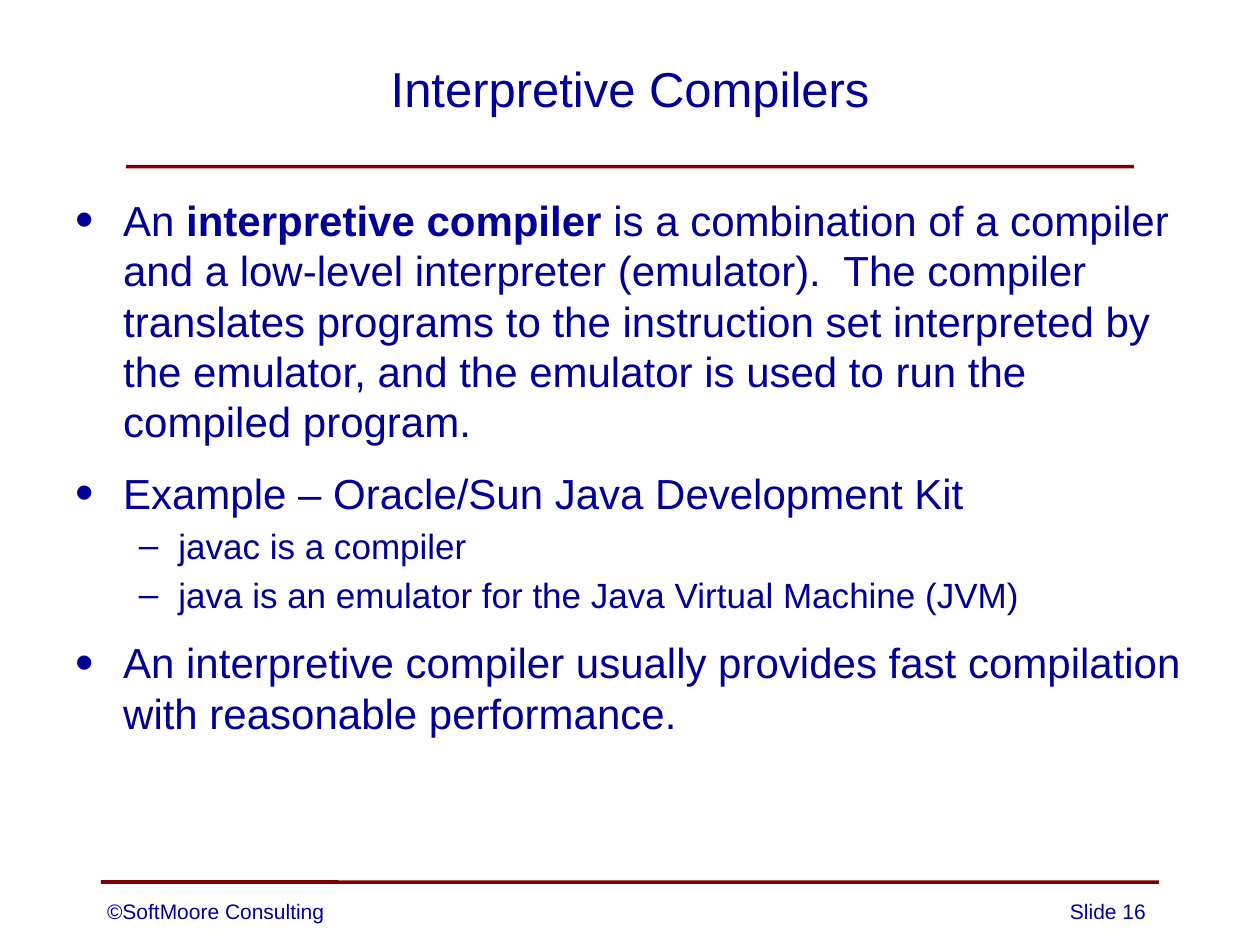
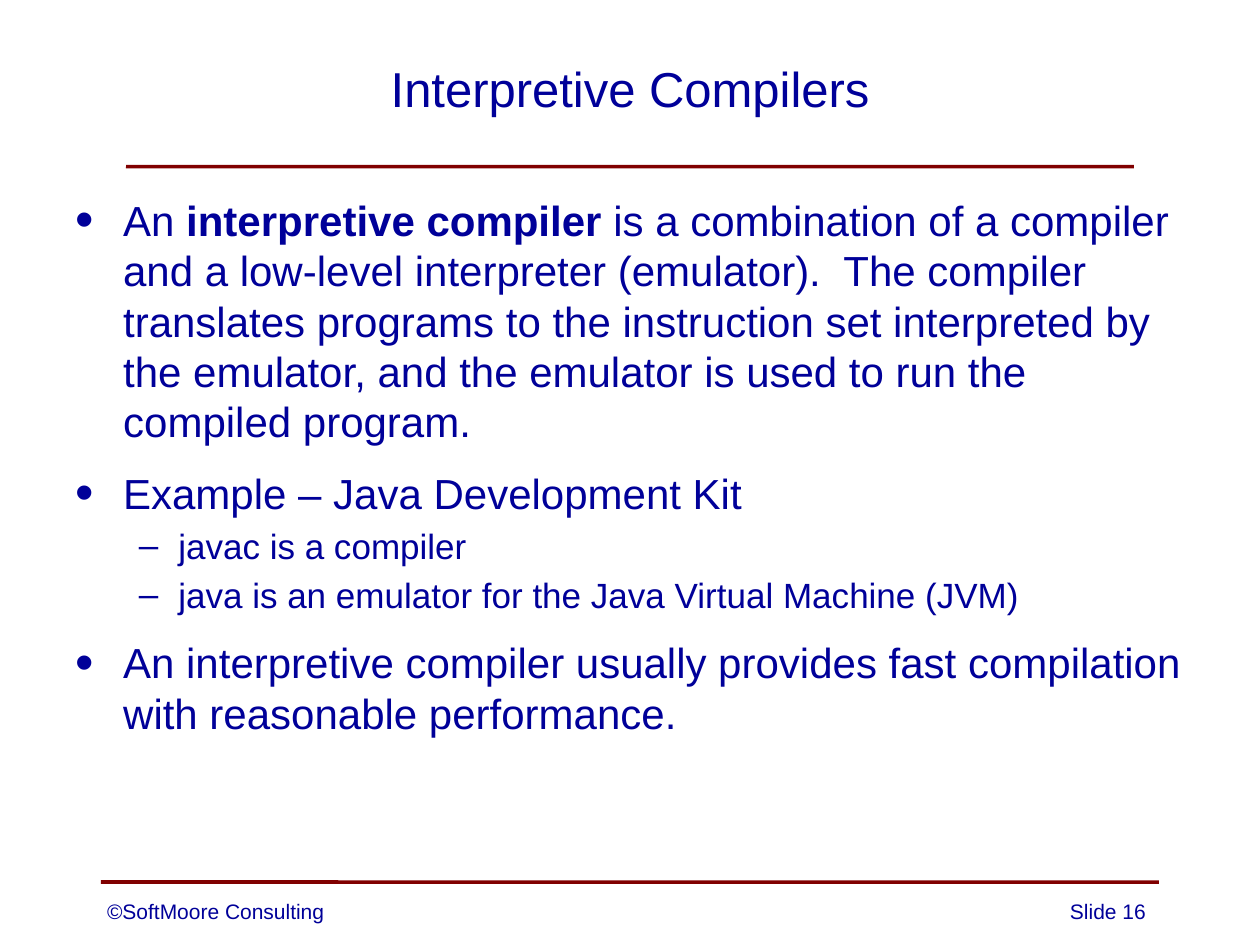
Before and after one commit to SoftMoore/CPRL-Java-3rd, a slide deck: slide 16 of PowerPoints/01 - Overview of Compilers.pptx. Drawn at 1260x945 pixels with LibreOffice and Linux fonts; fonts in the diff are those of the drawing. Boxes give left, top, right and bottom in pixels: in the first picture for what was removed or moved away, otherwise in the second. Text is boxed around its words. In the diff, an @@ line names an element or a change of style, - is before the commit and + after.

```diff
--- a/PowerPoints/01 - Overview of Compilers.pptx
+++ b/PowerPoints/01 - Overview of Compilers.pptx
@@ text at bbox=[123, 478, 742, 517]: text changed @@
-• Example – Oracle/Sun Java Development Kit
+• Example – Java Development Kit
```
Also in this commit, not shown: 2 other slides changed, 1 other file.
